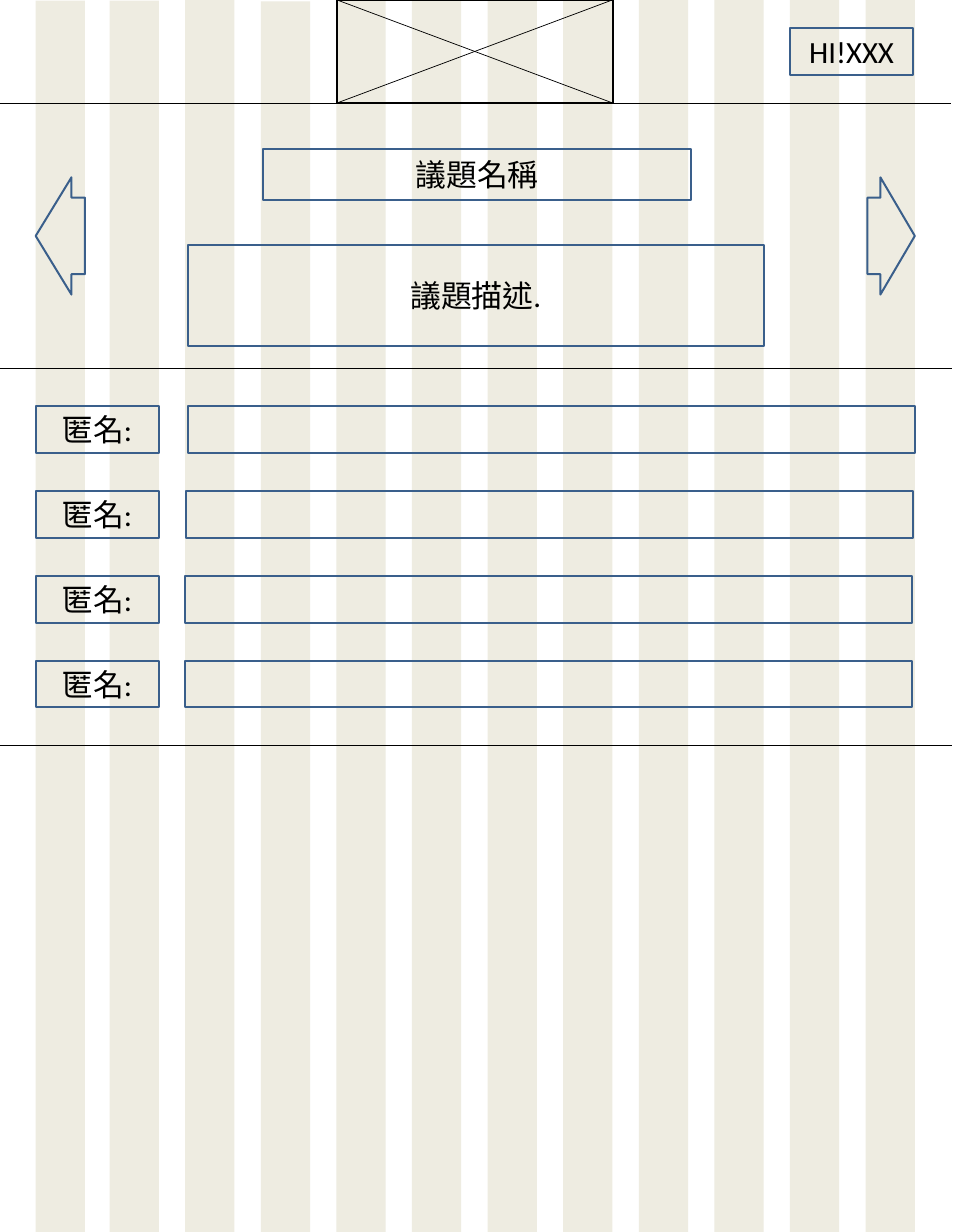
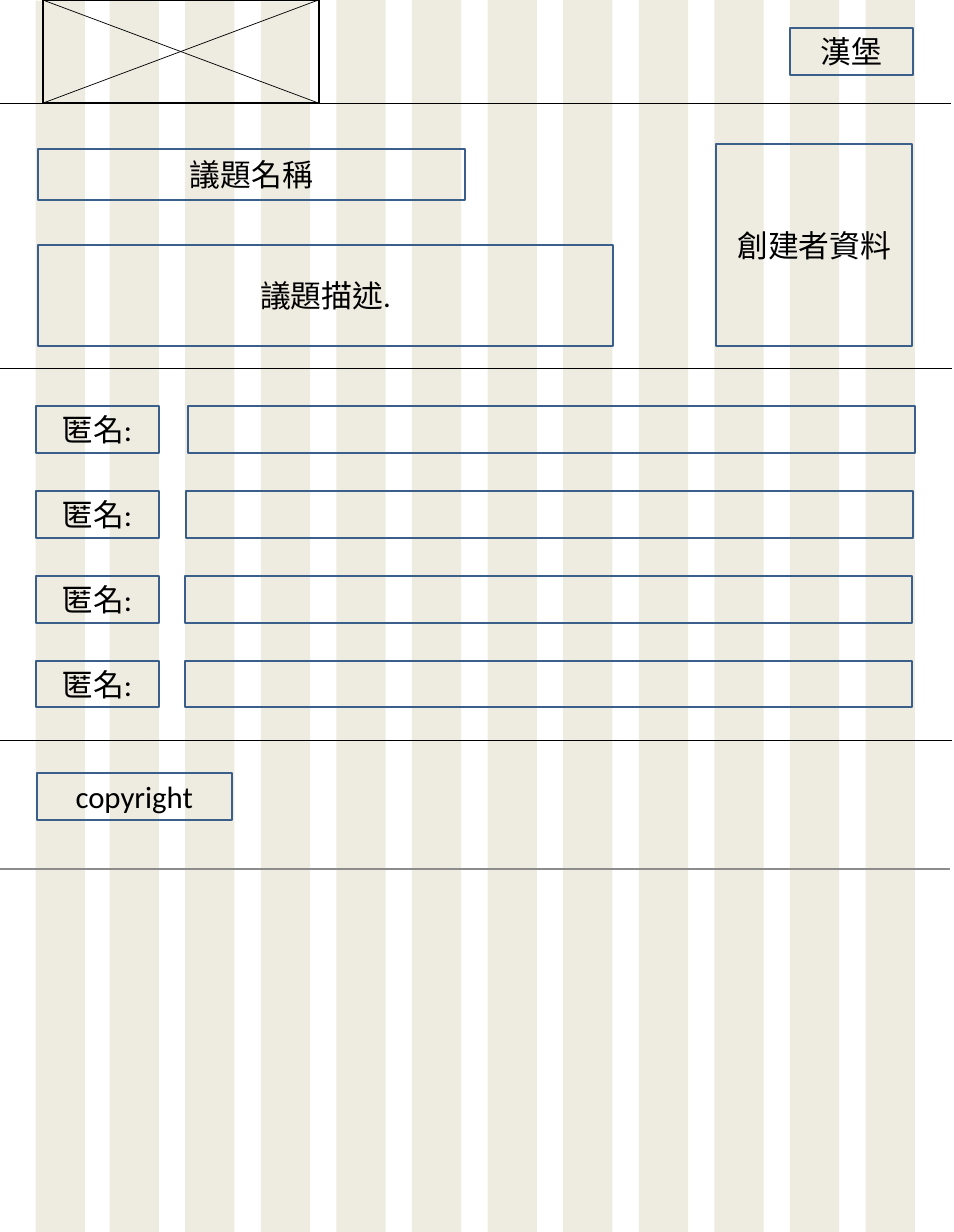
Before and after one commit to s60912frank/F2E-FinalProject, a slide deck: slide 3 of webdesign/Bigsize.pptx (slide 4 before the commit). Drawn at 954x1232 pixels with LibreOffice and Linux fonts; fonts in the diff are those of the drawing; grey boxes stand for pictures. Boxes give left, top, right and bottom in pixels: in the first picture for what was removed or moved away, otherwise in the second. Text is boxed around its words. In the diff, an @@ line names an element or a change of style, - is before the commit and + after.

Commit message:
創建頁面修改

```diff
--- a/webdesign/Bigsize.pptx
+++ b/webdesign/Bigsize.pptx
@@ 2 lines, 1 rectangle: place and size @@
-2 lines, 1 rectangle at <box>337,0,613,103</box>
+2 lines, 1 rectangle at <box>43,0,319,103</box>
@@ text in rectangle at <box>821,37,883,66</box>: text changed @@
-HI!XXX
+漢堡
@@ rectangle "議題名稱": place and size @@
-rectangle "議題名稱" at <box>263,149,690,200</box>
+rectangle "議題名稱" at <box>38,149,465,200</box>
@@ rectangle added at <box>716,144,912,345</box>, outline #3A5F8C 2 pt, 31 pt, text #000000 @@
+創建者資料
@@ left arrow removed at <box>36,177,85,295</box> @@
@@ left arrow removed at <box>867,177,915,295</box> @@
@@ rectangle "議題描述.": place and size @@
-rectangle "議題描述." at <box>188,245,764,345</box>
+rectangle "議題描述." at <box>38,245,614,345</box>
@@ line moved from (0, 745) - (952, 745) to (0, 739) - (952, 739) @@
@@ rectangle added at <box>36,773,232,820</box>, outline #3A5F8C 2 pt, 31 pt, text #000000 @@
+copyright
@@ picture added at <box>0,869,950,870</box> @@
```
Also in this commit, not shown: 3 other slides changed, 2 slides added.
